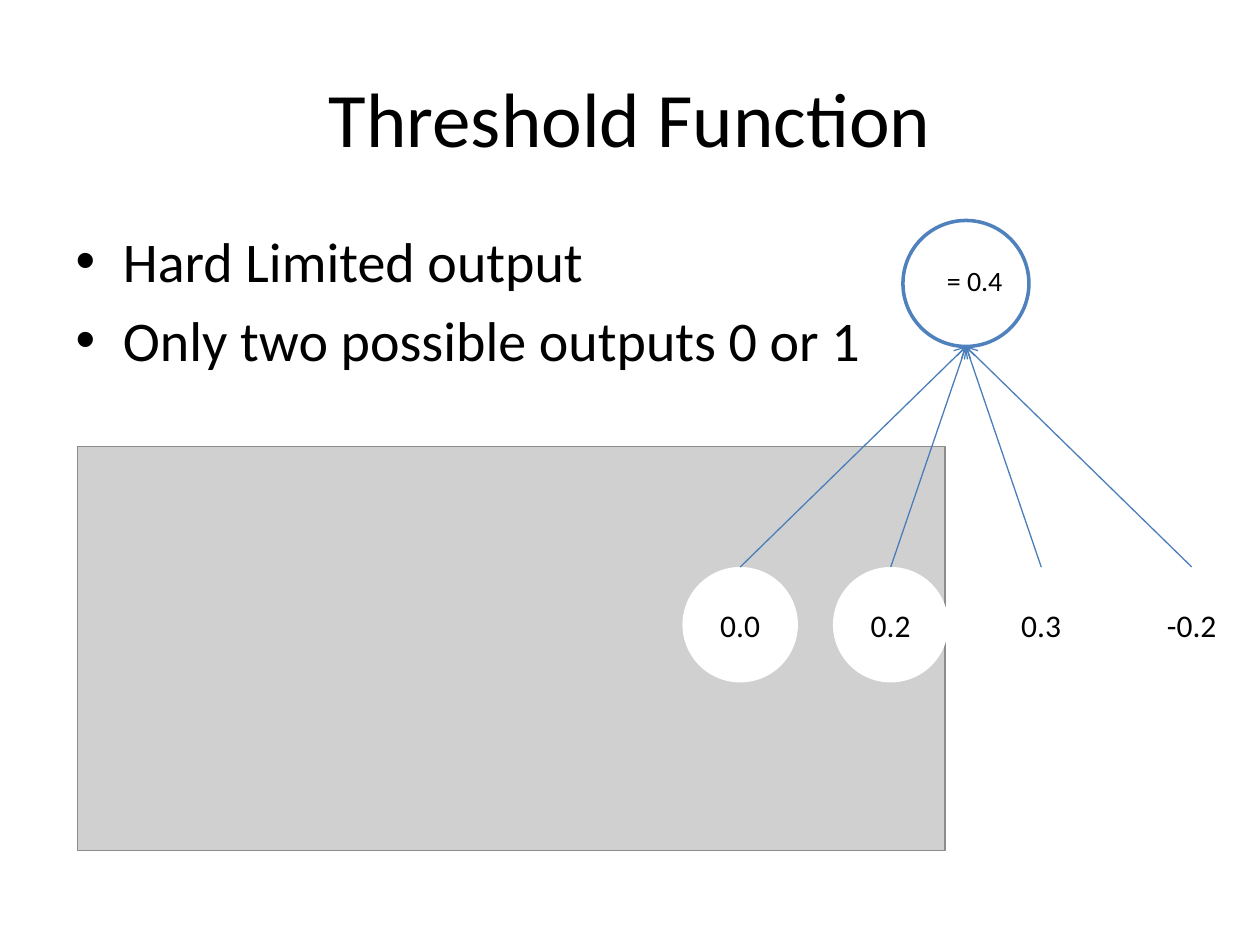
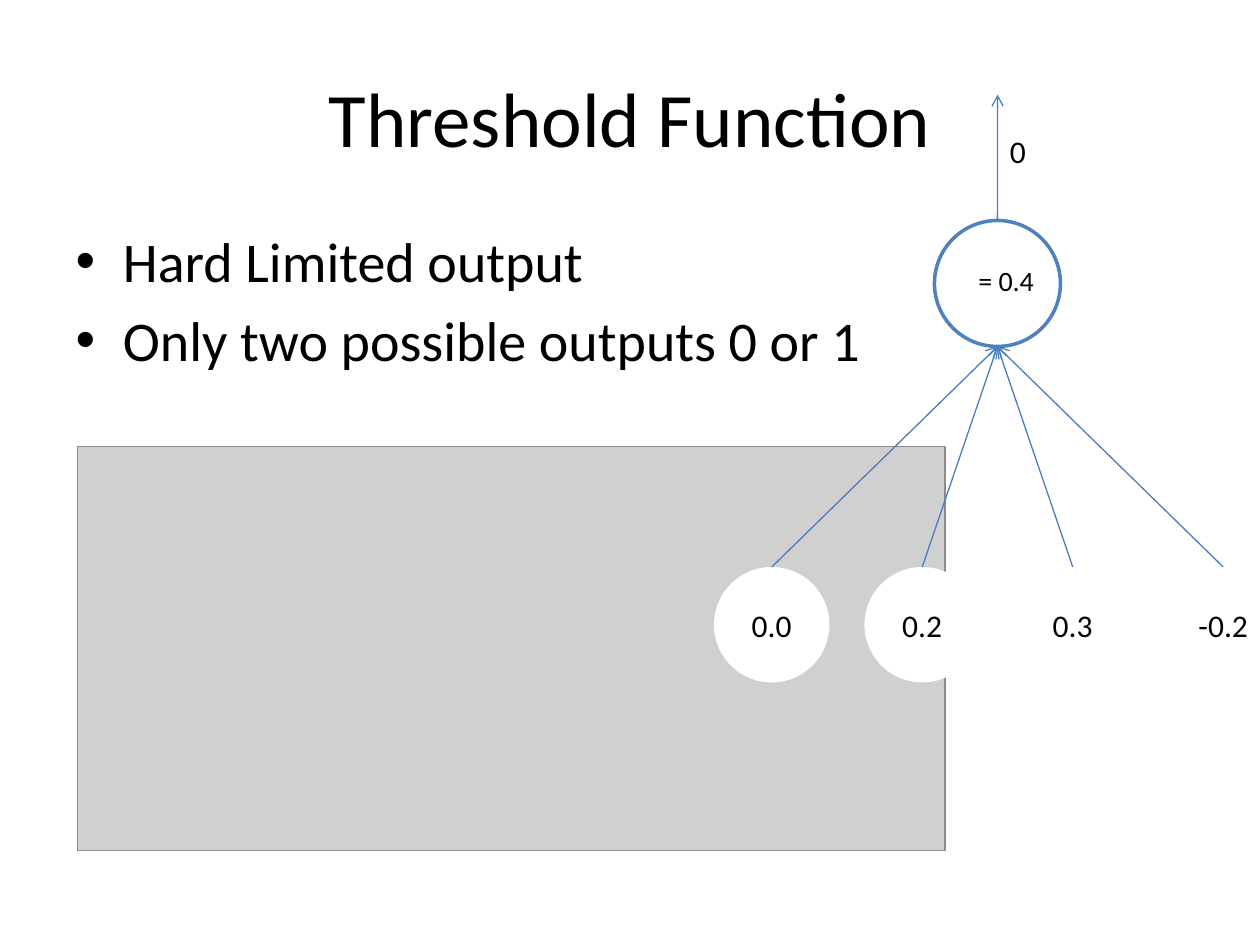
Before and after one commit to edvelezg/unb-nn, a slide deck: slide 9 of Neural Networks.pptx. Drawn at 1260x945 pixels with LibreOffice and Linux fonts; fonts in the diff are those of the drawing; grey boxes stand for pictures; background and template pictures are left out. Boxes give left, top, right and bottom in pixels: in the first picture for what was removed or moved away, otherwise in the second. Text is boxed around its words. In the diff, an @@ line names an element or a change of style, - is before the commit and + after.

```diff
--- a/Neural Networks.pptx
+++ b/Neural Networks.pptx
@@ arrow added from (998, 220) to (998, 94), #4B7EBC 0.75 pt @@
@@ rectangle added at (1008,126,1081,189), fill #FFFFFF @@
@@ text added at (1010,142,1026,164), 18 pt, text #000000 @@
+1
@@ text added at (1010,142,1026,164), 18 pt, text #000000 @@
+0
@@ 5 ellipses, 4 arrows, 1 text: place and size @@
-5 ellipses, 4 arrows, 1 text at (683,220,1250,683)
+5 ellipses, 4 arrows, 1 text at (714,220,1260,683)
```
Also in this commit, not shown: 6 other slides changed, 1 slide added, 1 slide removed.
